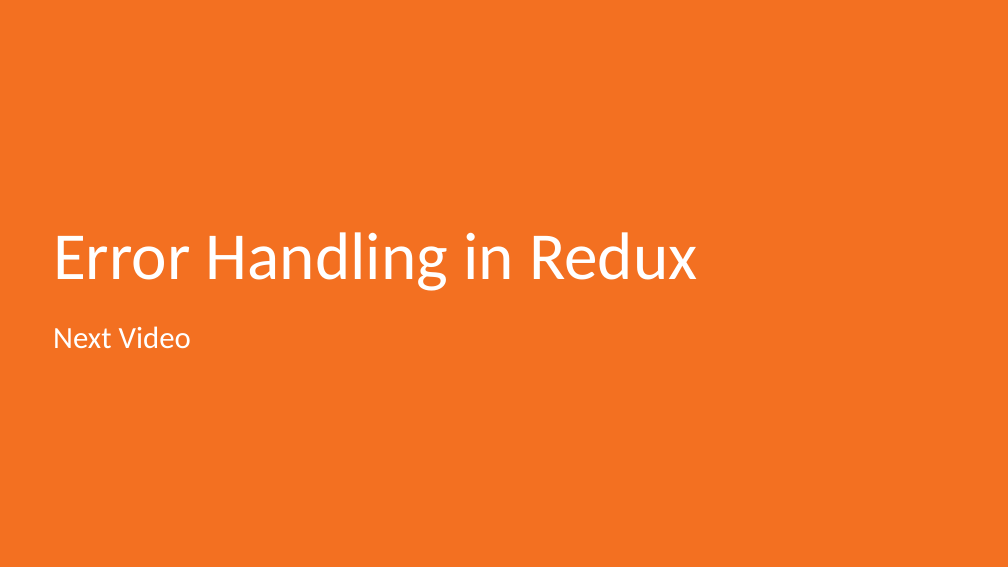
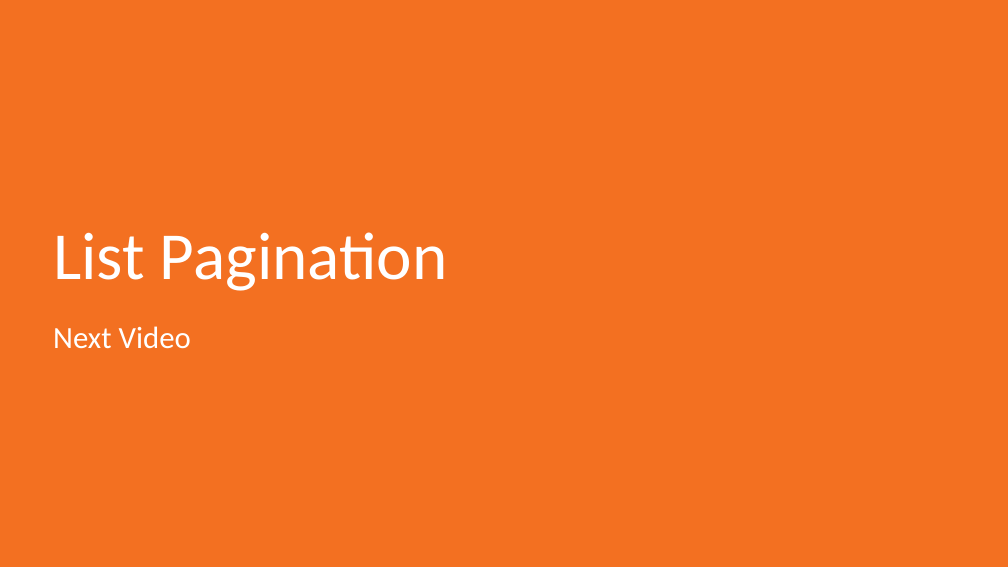
Before and after one commit to sslotsky/next-scripts, a slide deck: slide 3 of video-4.3/4.3.odp. Drawn at 1008x567 pixels with LibreOffice and Linux fonts; fonts in the diff are those of the drawing; background and template pictures are left out. Boxes give left, top, right and bottom in pixels: in the first picture for what was removed or moved away, otherwise in the second. Text is boxed around its words. In the diff, an @@ line names an element or a change of style, - is before the commit and + after.

```diff
--- a/video-4.3/4.3.odp
+++ b/video-4.3/4.3.odp
@@ title at bbox=[53, 232, 448, 291]: text changed @@
-Error Handling in Redux
+List Pagination
```
Also in this commit, not shown: 12 other files.
